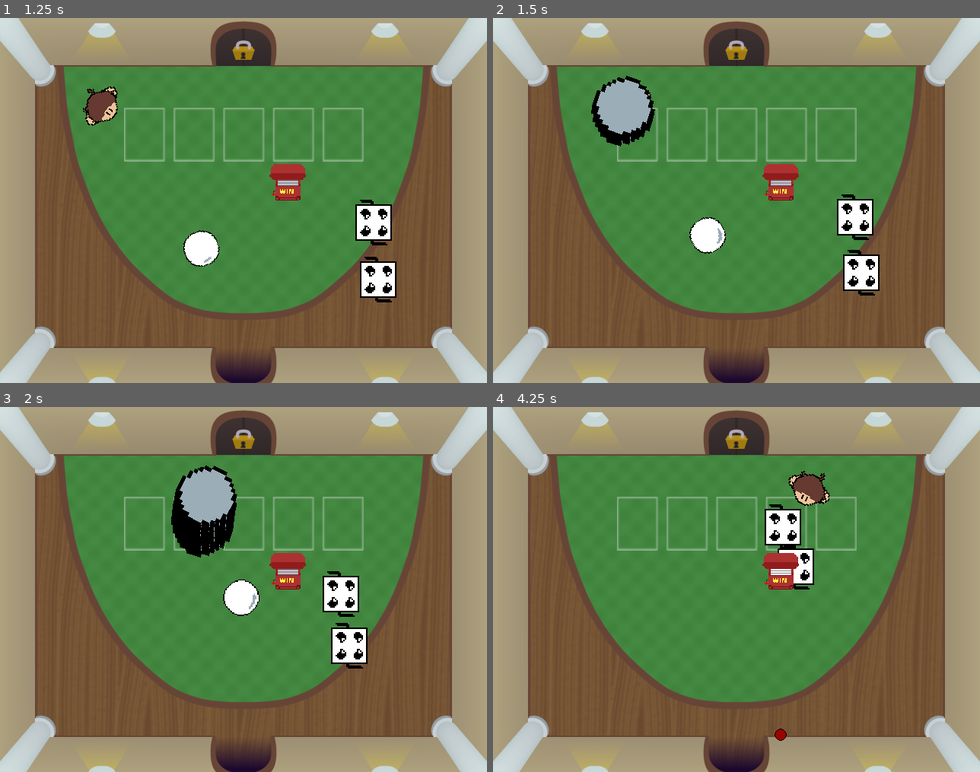
Above: before the commit, frames 1-4 (two rows, left to right).
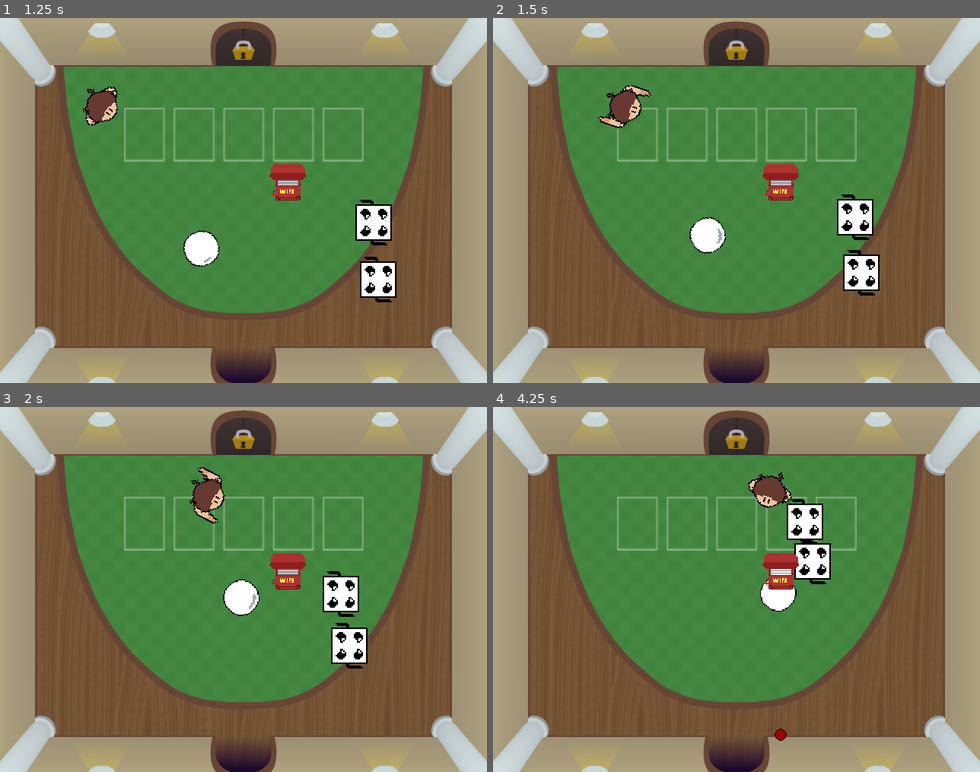
Above: after the commit, the same moments.

Repository: JoshuaKlot/BinghamtonGameJam3
Game: Godot game, scene res://scenes/main_menu.tscn
The game is run twice, just before and just after one commit, with the same random seed, the same clock (stepped at 60 frames per second) and the same inputs.
Inputs (mouse positions are in pixels of both pictures, inside the frame that each line leads up to):
- Up to frame 1 (1.25 s): click "Start" at 0.5 s
- Up to frame 2 (1.5 s): tap Enter (ui_accept) at 1.25 s; move the mouse to (843, 182) at 1.27 s; hold Right (ui_right) from 1.28 s (still down); hold Space (shoot) from 1.28 s (still down)
- Up to frame 3 (2 s): keep holding Right (ui_right); keep holding Space (shoot); tap Enter (ui_accept) at 1.52 s
- Up to frame 4 (4.25 s): move the mouse to (639, 607) at 2.02 s; release Space (shoot) at 2.03 s; tap Space (shoot) at 2.1, 3.6 s; tap Enter (ui_accept) at 2.27, 3.77 s; move the mouse to (785, 509) at 2.77 s; release Right (ui_right) at 2.78 s; hold Left (ui_left) 2.78-3.53 s; hold Space (shoot) 2.78-3.53 s; move the mouse to (712, 662) at 3.52 s; hold Right (ui_right) from 3.53 s (still down)

Frame 1 is identical in both runs. In frame 2, 1.8% of the frame differs, in the area x 20-34%, y 15-36%; in frame 3, 2.6%; in frame 4, 3.4%, in the area x 52-70%, y 17-57%.

Commit message:
Update player.gd

Diff:
--- a/binghamtongamejam3-main/Scripts/player.gd
+++ b/binghamtongamejam3-main/Scripts/player.gd
@@ -10,8 +10,10 @@
 var lastdirection = Vector2.DOWN
 var bullet = preload("res://scenes/bullet.tscn")
 @onready var main = get_node("bulletContainer")
-var shootTimer = 0.0
-var isShooting = true
+
+var timer: Timer
+var baseAttackSpeed = 1.2
+var attackSpeed = 1.2
 
 var health = 3
 var baseHealth = 3
@@ -19,9 +21,7 @@
 var baseCritChance = 0.10
 var critChance = 0.10
 
-var attackSpeed = 5
-
-var allPowersArray = [50,10,5,0,10,0,0,0,0,0,0,0] #all the powers
+var allPowersArray = [50,10,5,0,10,6,0,0,0,0,0,0] #all the powers
 #all indices and their powers
 #index 0 =
 #index 1 =
@@ -36,16 +36,19 @@
 
 #Called every frame. 'delta' is the elapsed time since the previous frame.
 func _process(delta: float) -> void:
+	shooting(delta)
 	if allPowersArray[0]:  #damage up
 		damage = basedamage + allPowersArray[0]
+	#allPowersArray[1] is for pellet size down below
 	if allPowersArray[2]:  #critical hits
 		critChance = baseCritChance + (0.05 * allPowersArray[2])
 	if allPowersArray[3]:  #Max HP up
-		pass
+		health = baseHealth + (allPowersArray[3])
 	if allPowersArray[4]:  #runSpeed up
 		SPEED = baseSpeed + (10 * allPowersArray[4])
-	if allPowersArray[5]:  #
-		pass
+	if allPowersArray[5]:  #attackSpeed
+		attackSpeed = baseAttackSpeed - (0.1 * allPowersArray[5])
+		timer.wait_time = attackSpeed
 	if allPowersArray[6]:
 		pass
 	if allPowersArray[7]:
@@ -54,6 +57,8 @@
 		pass
 	if allPowersArray[9]:
 		pass
+
+
 func _physics_process(delta: float) -> void:
 
 	look_at(get_global_mouse_position())
@@ -70,14 +75,15 @@
 	else:
 		damage = 2 * basedamage
 
-func take_damage():
+func damage_taken():
 	print(health)
 	health = health - 1
 
 func shootBullet():
 	var instance = bullet.instantiate()
 	if allPowersArray[1]:  #BASED ON PELLET POWER size up
-		instance.scale = Vector2(5,5)
+		var bulletsize = 1 + (0.5 * allPowersArray[1])
+		instance.scale = Vector2(bulletsize,bulletsize)
 	calculateCrit()
 	get_tree().root.add_child(instance)
 	instance.global_position = global_position
@@ -100,14 +106,26 @@
 
 func shooting(delta):
 	if Input.is_action_pressed("shoot"):
-		if isShooting:
-			shootTimer += delta
-			if shootTimer > attackSpeed:
-				shootBullet()
-				shootTimer = 0
-			else:
-				shootBullet()
-				isShooting = true
-				shootTimer = 0
-	if Input.is_action_just_released("shoot"):
-		isShooting = false
+		if timer.is_stopped():
+			shootBullet()
+			timer.start()
+	#if Input.is_action_pressed("shoot"):
+	#	if isShooting:
+	#		print("shootTimer1: "  + str(shootTimer))
+	#		shootTimer += delta
+	#		if shootTimer > 1:
+	#			print("shootTimer2: "  + str(shootTimer))
+	#			shootBullet()
+	#			shootTimer = 0
+	#		else:
+	#			print("shootTimer3: "  + str(shootTimer))
+	#			shootBullet()
+	#			isShooting = true
+	#			shootTimer = 0
+	#if Input.is_action_just_released("shoot"):
+	#	isShooting = false
+
+func _ready():
+	timer = Timer.new()
+	timer.one_shot = true
+	add_child(timer)
